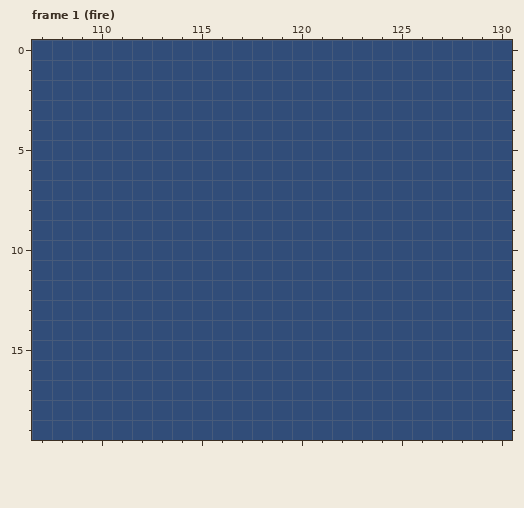
File history of a pixel-art file, AssetsRaw/concept.aseprite. Above is the file before it was changed.
256x192 pixels, 3 frames. Colours within 5 levels of each other are drawn and written as one. Shown: frame 1 (fire): x 107..130, y 0..19. The commit also changed other frames or places, which this record leaves out.
After the commit:
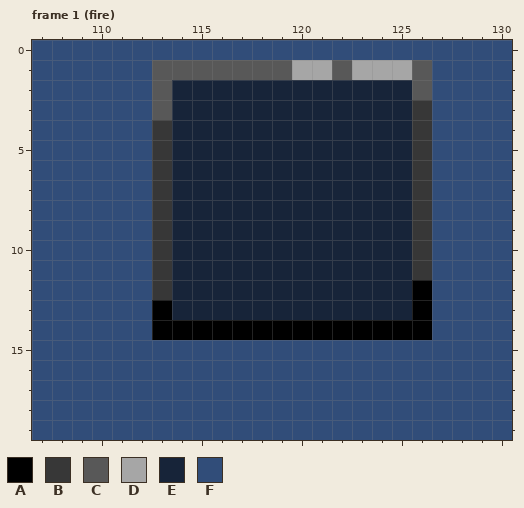
Palette (. is transparent): A #000000  B #373737  C #585858  D #a6a6a6  E #172439  F #314d79
Difference:
{"where": "frame 1 (fire), layer \"UI/Inventory Object\""}
{"frame":1,"y":1,"x":113,"old":"FFFFFFFFFFFFFF","new":"CCCCCCCDDCDDDC"}
{"frame":1,"y":2,"x":113,"old":"FFFFFFFFFFFFFF","new":"CEEEEEEEEEEEEC"}
{"frame":1,"y":3,"x":113,"old":"FFFFFFFFFFFFFF","new":"CEEEEEEEEEEEEB"}
{"frame":1,"y":4,"x":113,"old":"FFFFFFFFFFFFFF","new":"BEEEEEEEEEEEEB"}
{"frame":1,"y":5,"x":113,"old":"FFFFFFFFFFFFFF","new":"BEEEEEEEEEEEEB"}
{"frame":1,"y":6,"x":113,"old":"FFFFFFFFFFFFFF","new":"BEEEEEEEEEEEEB"}
{"frame":1,"y":7,"x":113,"old":"FFFFFFFFFFFFFF","new":"BEEEEEEEEEEEEB"}
{"frame":1,"y":8,"x":113,"old":"FFFFFFFFFFFFFF","new":"BEEEEEEEEEEEEB"}
{"frame":1,"y":9,"x":113,"old":"FFFFFFFFFFFFFF","new":"BEEEEEEEEEEEEB"}
{"frame":1,"y":10,"x":113,"old":"FFFFFFFFFFFFFF","new":"BEEEEEEEEEEEEB"}
{"frame":1,"y":11,"x":113,"old":"FFFFFFFFFFFFFF","new":"BEEEEEEEEEEEEB"}
{"frame":1,"y":12,"x":113,"old":"FFFFFFFFFFFFFF","new":"BEEEEEEEEEEEEA"}
{"frame":1,"y":13,"x":113,"old":"FFFFFFFFFFFFFF","new":"AEEEEEEEEEEEEA"}
{"frame":1,"y":14,"x":113,"old":"FFFFFFFFFFFFFF","new":"AAAAAAAAAAAAAA"}
